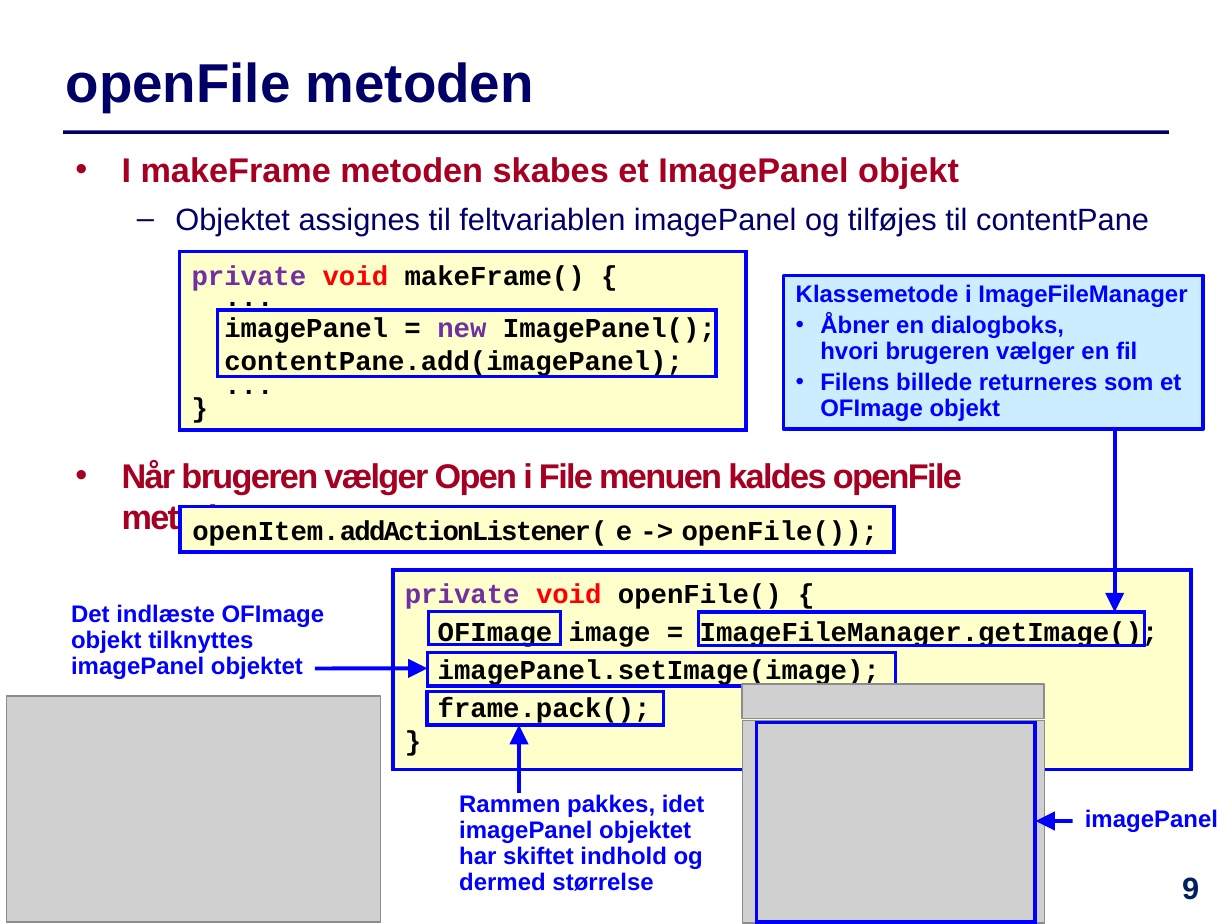
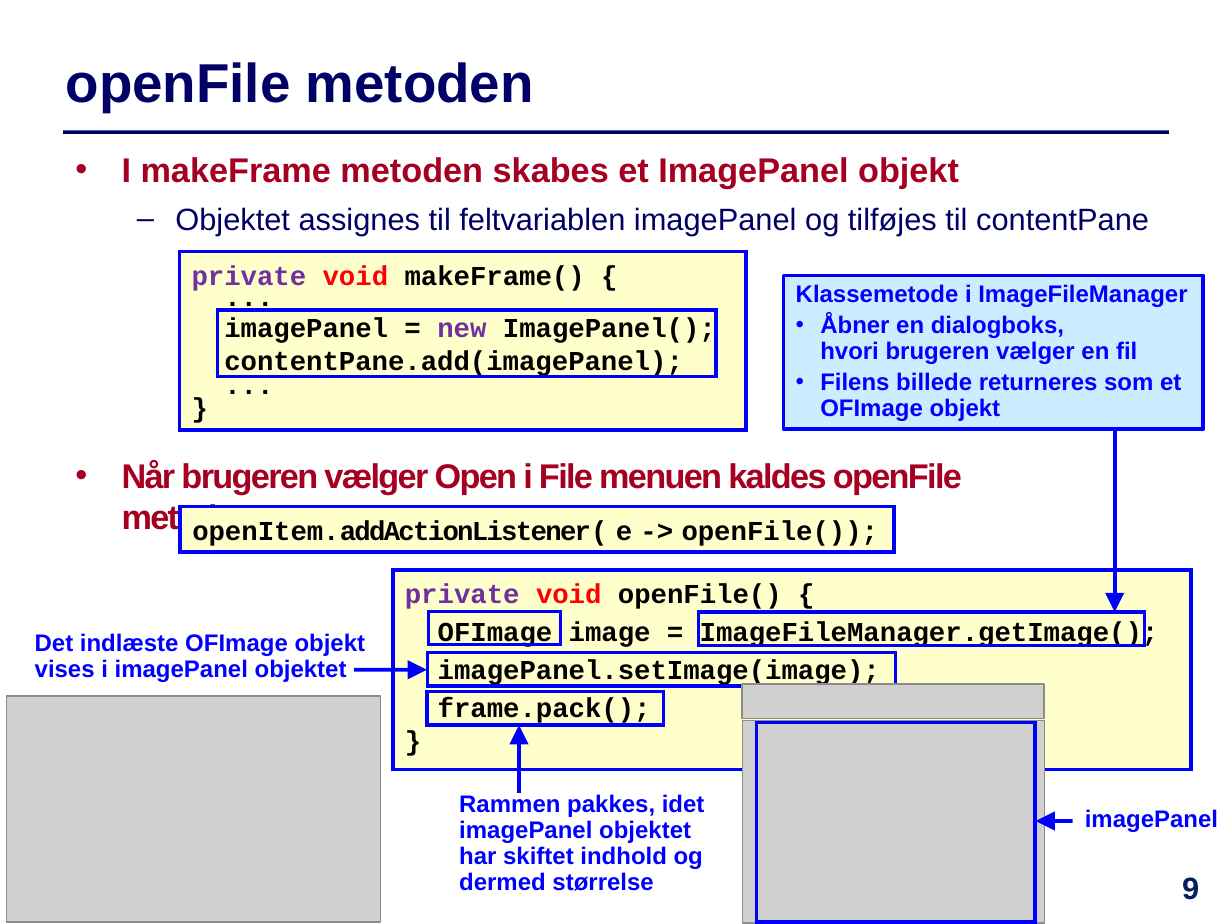
Before and after one commit to IntProgAU/Materiale, a slide deck: slide 9 of web/e22/uge_13/Slides-Uge13.pptx. Drawn at 1232x924 pixels with LibreOffice and Linux fonts; fonts in the diff are those of the drawing; grey boxes stand for pictures. Boxes give left, top, right and bottom in pixels: in the first picture for what was removed or moved away, otherwise in the second. Text is boxed around its words. In the diff, an @@ line names an element or a change of style, - is before the commit and + after.

```diff
--- a/web/e22/uge_13/Slides-Uge13.pptx
+++ b/web/e22/uge_13/Slides-Uge13.pptx
@@ text at (35,633,366,682): text changed @@
-Det indlæste OFImage objekt tilknyttes imagePanel objektet
+Det indlæste OFImage objekt vises i imagePanel objektet
@@ arrow moved from (315, 669) - (428, 669) to (354, 670) - (426, 670) @@
```
Also in this commit, not shown: 14 other slides changed, 2 slides removed, 3 other files.
